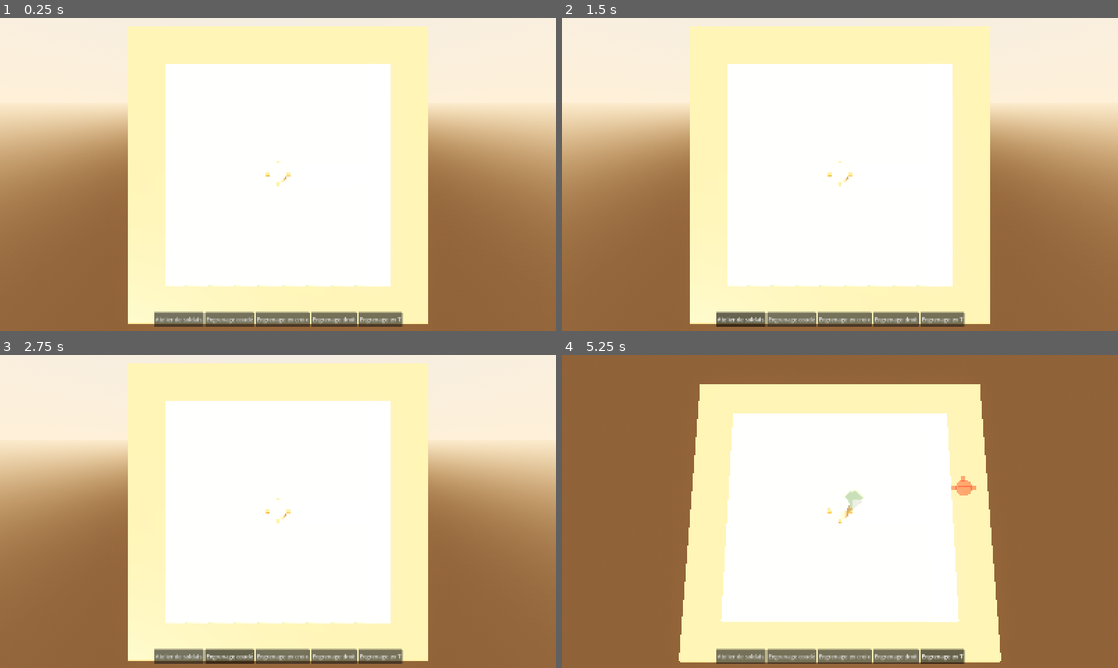
Above: before the commit, frames 1-4 (two rows, left to right).
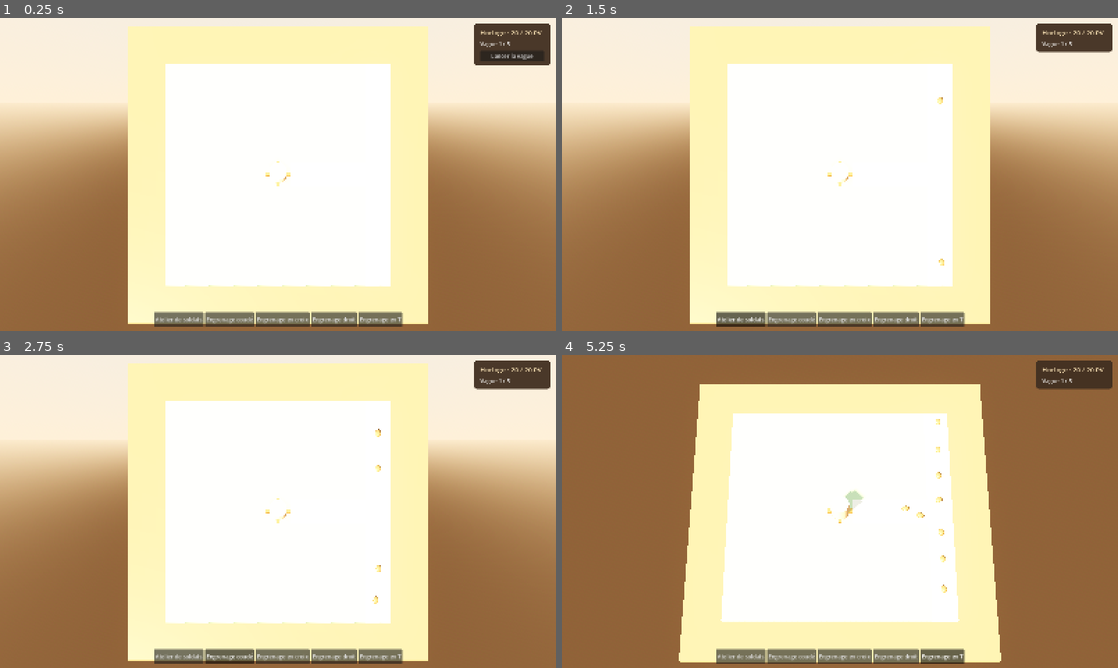
Above: after the commit, the same moments.

Repository: Loogatoxx/Rouages
Game: Godot game, scene res://game/main.tscn
Same seed, same stepped clock (60 frames per second), same inputs: the game is played once before the commit and once after it.
Inputs (mouse positions are in pixels of both pictures, inside the frame that each line leads up to):
- Up to frame 1 (0.25 s): no input
- Up to frame 2 (1.5 s): click (1073, 55) at 0.5 s, where only the run after the commit has a clickable "Lancer la vague"; click "Atelier de soldats" at 1.25 s
- Up to frame 3 (2.75 s): click "Engrenage coudé" at 2 s
- Up to frame 4 (5.25 s): click "Engrenage en croix" at 2.75 s; click "Engrenage droit" at 3.5 s; click "Engrenage en T" at 4.25 s; move the mouse to (962, 495) at 5.02 s; hold Space (accelerer) from 5.03 s (still down); hold Tab (basculer_camera) from 5.03 s (still down)

The runs differ from the first frame. In frame 1, 1.8% of the frame differs, in the area x 85-99%, y 1-16%; in frame 2, 1.3%; in frame 3, 1.4%; in frame 4, 1.6%.

Commit message:
Étape 4 : ateliers producteurs, vagues de scarabées, PV de l'horloge, victoire et défaite
- Ateliers alimentés qui produisent des jouets (Production), plafond par atelier
- Directeur de vagues (3 vagues provisoires), entrées calculées sur le champ de flux
- PV de l'horloge, défaite, victoire, bouton Rejouer (HUD)
- Règles d'équilibrage dans data/regles.tres
- docs/reprise.md : état, procédure et pièges pour les nouvelles sessions
- 27 tests verts

Co-Authored-By: Claude Opus 5.5 <noreply@anthropic.com>

Diff:
--- /dev/null
+++ b/data/regles.tres
@@ -0,0 +1,9 @@
+[gd_resource type="Resource" script_class="Regles" format=3]
+
+[ext_resource type="Script" path="res://game/core/regles.gd" id="regles"]
+
+[resource]
+script = ExtResource("regles")
+pv_horloge = 20
+plafond_allies_par_atelier = 15
+multiplicateur_acceleration = 2.0
--- a/data/tuiles/atelier_soldats.tres
+++ b/data/tuiles/atelier_soldats.tres
@@ -1,6 +1,7 @@
 [gd_resource type="Resource" script_class="PieceDef" format=3]
 
 [ext_resource type="Script" path="res://game/board/piece_def.gd" id="1"]
+[ext_resource type="Resource" path="res://data/unites/soldat_remontoir.tres" id="soldat"]
 
 [resource]
 script = ExtResource("1")
@@ -9,3 +10,5 @@
 type = 2
 ports = 4
 transmet = false
+unite_produite = ExtResource("soldat")
+cadence_production = 0.6
--- /dev/null
+++ b/data/vagues/vague_01.tres
@@ -0,0 +1,11 @@
+[gd_resource type="Resource" script_class="VagueDef" format=3]
+
+[ext_resource type="Script" path="res://game/waves/vague_def.gd" id="vague"]
+[ext_resource type="Resource" path="res://data/unites/scarabee.tres" id="scarabee"]
+
+[resource]
+script = ExtResource("vague")
+unite = ExtResource("scarabee")
+nombre = 20
+intervalle = 0.6
+multiplicateur_pv = 1.0
--- /dev/null
+++ b/data/vagues/vague_02.tres
@@ -0,0 +1,11 @@
+[gd_resource type="Resource" script_class="VagueDef" format=3]
+
+[ext_resource type="Script" path="res://game/waves/vague_def.gd" id="vague"]
+[ext_resource type="Resource" path="res://data/unites/scarabee.tres" id="scarabee"]
+
+[resource]
+script = ExtResource("vague")
+unite = ExtResource("scarabee")
+nombre = 45
+intervalle = 0.35
+multiplicateur_pv = 1.2
--- /dev/null
+++ b/data/vagues/vague_03.tres
@@ -0,0 +1,11 @@
+[gd_resource type="Resource" script_class="VagueDef" format=3]
+
+[ext_resource type="Script" path="res://game/waves/vague_def.gd" id="vague"]
+[ext_resource type="Resource" path="res://data/unites/scarabee.tres" id="scarabee"]
+
+[resource]
+script = ExtResource("vague")
+unite = ExtResource("scarabee")
+nombre = 90
+intervalle = 0.2
+multiplicateur_pv = 1.5
--- a/game/board/piece_def.gd
+++ b/game/board/piece_def.gd
@@ -1,4 +1,7 @@
 class_name PieceDef extends Resource
+## Décrit les ports d'une pièce et, pour un atelier, sa production de jouets.
+
+const UniteDef = preload("res://game/swarm/unite_def.gd")
 
 enum Type { HORLOGE, ENGRENAGE, ATELIER }
 
@@ -7,8 +10,11 @@
 @export var type: Type
 @export_flags("N", "E", "S", "O") var ports: int
 @export var transmet: bool = true
+@export var unite_produite: UniteDef
+@export var cadence_production: float = 0.0
 
 
+## Oriente le masque des ports par quarts de tour dans le sens horaire.
 static func tourner_ports(ports: int, rotation: int) -> int:
 	var r: int = posmod(rotation, 4)
 	return ((ports << r) | (ports >> (4 - r))) & 15
--- a/game/board/pose_controleur.gd
+++ b/game/board/pose_controleur.gd
@@ -56,7 +56,7 @@
 func _process(_delta: float) -> void:
 	if _fantome == null:
 		return
-	_fantome.visible = _survoler()
+	_fantome.visible = Run.phase == Run.Phase.CONSTRUCTION and _survoler()
 	if _fantome.visible:
 		var libre: bool = (_source.plateau.sol_de(_case) == _source.Plateau.Sol.HERBE
 				and _source.plateau.piece_de(_case) == null)
@@ -66,6 +66,8 @@
 
 
 func _unhandled_input(event: InputEvent) -> void:
+	if Run.phase != Run.Phase.CONSTRUCTION:
+		return
 	if event.is_action_pressed("annuler"):
 		Events.tuile_choisie.emit(&"")
 	elif event.is_action_pressed("tourner_tuile"):
--- /dev/null
+++ b/game/core/partie.gd
@@ -0,0 +1,48 @@
+extends Node
+## Fait avancer les ateliers, les arrivées et la simulation pendant une vague.
+
+const SwarmSim = preload("res://game/swarm/swarm_sim.gd")
+const Production = preload("res://game/workshops/production.gd")
+const DirecteurVagues = preload("res://game/waves/directeur_vagues.gd")
+const ChampFlux = preload("res://game/swarm/champ_flux.gd")
+const PlateauNoeud = preload("res://game/board/plateau_noeud.gd")
+
+@onready var _source: PlateauNoeud = $"../PlateauNoeud"
+var sim: SwarmSim = SwarmSim.new()
+var production: Production = Production.new()
+var directeur: DirecteurVagues = DirecteurVagues.new()
+var _entrees: Array[Vector2i] = []
+
+
+func _ready() -> void:
+	Events.plateau_modifie.connect(_configurer)
+	Events.vague_commencee.connect(_commencer)
+	sim.ennemi_arrive.connect(Run.subir_degats)
+	_configurer()
+
+
+func _configurer() -> void:
+	sim.configurer(_source.plateau)
+	_entrees = ChampFlux.entrees(_source.plateau, ChampFlux.calculer(_source.plateau))
+
+
+func _commencer(numero: int) -> void:
+	directeur.commencer(Run.vagues[numero - 1], _entrees)
+
+
+func _physics_process(delta: float) -> void:
+	if Run.phase != Run.Phase.VAGUE:
+		return
+	var dt: float = delta
+	if Input.is_action_pressed("accelerer"):
+		dt *= Run.regles.multiplicateur_acceleration
+	production.avancer(dt, _source.plateau, _source.alimentees, sim, Run.regles)
+	directeur.avancer(dt, sim)
+	sim.avancer(dt)
+	if Run.phase == Run.Phase.VAGUE and directeur.est_terminee(sim):
+		Events.vague_terminee.emit(Run.vague_actuelle)
+		if Run.vague_actuelle == Run.nb_vagues:
+			Run.changer_phase(Run.Phase.FIN)
+			Events.run_terminee.emit(true)
+		else:
+			Run.changer_phase(Run.Phase.CONSTRUCTION)
--- /dev/null
+++ b/game/core/regles.gd
@@ -0,0 +1,6 @@
+class_name Regles extends Resource
+## Regroupe les réglages communs à toutes les vagues d'une partie.
+
+@export var pv_horloge: int
+@export var plafond_allies_par_atelier: int
+@export var multiplicateur_acceleration: float
--- a/game/core/run.gd
+++ b/game/core/run.gd
@@ -1,28 +1,53 @@
 extends Node
-## État de la run en cours (autoload « Run ») : machine à états minimale.
-##
-## Pourquoi une machine à états : à tout instant le jeu est dans UNE seule phase,
-## et chaque système sait ce qu'il a le droit de faire (ex. : pas de pose de tuile pendant une vague).
-## Les transitions détaillées seront codées à l'étape 5 ; ce squelette fixe le contrat.
+## Conserve les PV de l'horloge et publie les transitions de la partie.
+
+const Regles = preload("res://game/core/regles.gd")
+const VagueDef = preload("res://game/waves/vague_def.gd")
 
 enum Phase { DRAFT, CONSTRUCTION, VAGUE, FIN }
 
-const NB_VAGUES := 10
-
-var phase: Phase = Phase.DRAFT
+var regles: Regles = preload("res://data/regles.tres")
+var vagues: Array[VagueDef] = [
+	preload("res://data/vagues/vague_01.tres"),
+	preload("res://data/vagues/vague_02.tres"),
+	preload("res://data/vagues/vague_03.tres"),
+]
+var nb_vagues: int = vagues.size()
+var pv_horloge: int = regles.pv_horloge
+var phase: Phase = Phase.CONSTRUCTION
 var vague_actuelle: int = 0
 
 
-## Change de phase et prévient tout le monde via le bus d'événements.
+## Change de phase et prévient les systèmes qui en dépendent.
 func changer_phase(nouvelle: Phase) -> void:
-	if nouvelle == phase:
-		return
-	phase = nouvelle
-	Events.phase_changee.emit(phase)
+	if nouvelle != phase:
+		phase = nouvelle
+		Events.phase_changee.emit(phase)
 
 
-## Remet la run à zéro (bouton « rejouer »).
+## Lance la prochaine vague après la construction.
+func lancer_vague() -> void:
+	if phase != Phase.CONSTRUCTION or vague_actuelle >= nb_vagues:
+		return
+	vague_actuelle += 1
+	changer_phase(Phase.VAGUE)
+	Events.vague_commencee.emit(vague_actuelle)
+
+
+## Retire les PV dus à une arrivée et annonce la défaite au dernier point perdu.
+func subir_degats(d: float) -> void:
+	if phase != Phase.VAGUE or d <= 0.0:
+		return
+	pv_horloge = maxi(0, pv_horloge - ceili(d))
+	Events.horloge_touchee.emit(pv_horloge)
+	if pv_horloge == 0:
+		changer_phase(Phase.FIN)
+		Events.run_terminee.emit(false)
+
+
+## Restaure l'horloge et revient à la construction de départ.
 func reinitialiser() -> void:
 	vague_actuelle = 0
-	phase = Phase.DRAFT
+	pv_horloge = regles.pv_horloge
+	phase = Phase.CONSTRUCTION
 	Events.phase_changee.emit(phase)
--- a/game/main.gd
+++ b/game/main.gd
@@ -1,7 +1,8 @@
 extends Node3D
-## Réunit le décor, le plateau manipulable, sa caméra et la palette provisoire.
+## Réunit le plateau jouable et les visuels qui affichent son état.
 
 
 func _ready() -> void:
+	$NueeVisuel.sim = $Partie.sim
 	$TableGreybox.material_override = $PlateauNoeud/PlateauVisuel.materiau("bois_plateau")
 	print("Rouages : scène principale chargée (phase %d)." % Run.phase)
--- a/game/main.tscn
+++ b/game/main.tscn
@@ -7,6 +7,9 @@
 [ext_resource type="Script" path="res://game/board/pose_controleur.gd" id="pose_controleur"]
 [ext_resource type="Script" path="res://game/camera/camera_plateau.gd" id="camera_plateau"]
 [ext_resource type="PackedScene" path="res://game/ui/palette_debug.tscn" id="palette"]
+[ext_resource type="Script" path="res://game/core/partie.gd" id="partie"]
+[ext_resource type="Script" path="res://game/swarm/nuee_visuel.gd" id="nuee"]
+[ext_resource type="PackedScene" path="res://game/ui/hud.tscn" id="hud"]
 [ext_resource type="PackedScene" path="res://assets/ambiance/ambiance.tscn" id="ambiance"]
 
 [sub_resource type="BoxMesh" id="table"]
@@ -37,3 +40,11 @@
 script = ExtResource("pose_controleur")
 
 [node name="PaletteDebug" parent="." instance=ExtResource("palette")]
+
+[node name="Partie" type="Node" parent="."]
+script = ExtResource("partie")
+
+[node name="NueeVisuel" type="Node3D" parent="."]
+script = ExtResource("nuee")
+
+[node name="HUD" parent="." instance=ExtResource("hud")]
--- a/game/swarm/champ_flux.gd
+++ b/game/swarm/champ_flux.gd
@@ -25,6 +25,26 @@
 	return distances
 
 
+## Repère les extrémités du chemin ouvertes sur une case sans sol, dans un ordre stable.
+static func entrees(plateau: Plateau, distances: Dictionary) -> Array[Vector2i]:
+	var resultat: Array[Vector2i] = []
+	for case: Vector2i in distances:
+		if distances[case] <= 0:
+			continue
+		var en_bordure: bool = false
+		var voisins_relies: int = 0
+		for direction: Vector2i in VOISINS:
+			var voisin: Vector2i = case + direction
+			if distances.has(voisin):
+				voisins_relies += 1
+			elif not plateau.a_sol(voisin):
+				en_bordure = true
+		if en_bordure and voisins_relies == 1:
+			resultat.append(case)
+	resultat.sort()
+	return resultat
+
+
 ## Attribue à chaque case de sol accessible sa source la plus proche sur le chemin.
 static func vers_chemin(plateau: Plateau, distances: Dictionary) -> Dictionary:
 	var sources: Dictionary[Vector2i, Vector2i] = {}
--- /dev/null
+++ b/game/ui/hud.gd
@@ -0,0 +1,40 @@
+extends CanvasLayer
+## Affiche l'état de l'horloge et propose l'action disponible à chaque phase.
+
+@onready var _pv: Label = %PV
+@onready var _vague: Label = %Vague
+@onready var _lancer: Button = %Lancer
+@onready var _fin: ColorRect = $Fin
+@onready var _bilan: Label = %Bilan
+
+
+func _ready() -> void:
+	Events.phase_changee.connect(_actualiser_phase)
+	Events.horloge_touchee.connect(_afficher_pv)
+	Events.run_terminee.connect(_afficher_fin)
+	_lancer.pressed.connect(Run.lancer_vague)
+	%Rejouer.pressed.connect(_rejouer)
+	_actualiser_phase(Run.phase)
+
+
+func _actualiser_phase(phase: int) -> void:
+	var construction: bool = phase == Run.Phase.CONSTRUCTION
+	_lancer.visible = construction
+	_fin.visible = phase == Run.Phase.FIN
+	var numero: int = Run.vague_actuelle + 1 if construction else Run.vague_actuelle
+	_vague.text = "Vague %d / %d" % [numero, Run.nb_vagues]
+	_afficher_pv(Run.pv_horloge)
+
+
+func _afficher_pv(restants: int) -> void:
+	_pv.text = "Horloge · %d / %d PV" % [restants, Run.regles.pv_horloge]
+
+
+func _afficher_fin(victoire: bool) -> void:
+	_bilan.text = "Victoire !" if victoire else "L'horloge s'est arrêtée…"
+	%Rejouer.grab_focus()
+
+
+func _rejouer() -> void:
+	Run.reinitialiser()
+	get_tree().reload_current_scene()
--- /dev/null
+++ b/game/ui/hud.tscn
@@ -0,0 +1,67 @@
+[gd_scene format=3]
+
+[ext_resource type="Script" path="res://game/ui/hud.gd" id="hud"]
+
+[sub_resource type="StyleBoxFlat" id="bois"]
+content_margin_left = 18.0
+content_margin_top = 12.0
+content_margin_right = 18.0
+content_margin_bottom = 12.0
+bg_color = Color(0.26, 0.19, 0.13, 0.96)
+corner_radius_top_left = 10
+corner_radius_top_right = 10
+corner_radius_bottom_left = 10
+corner_radius_bottom_right = 10
+
+[node name="HUD" type="CanvasLayer"]
+layer = 5
+script = ExtResource("hud")
+
+[node name="Tableau" type="PanelContainer" parent="."]
+anchor_left = 1.0
+anchor_right = 1.0
+offset_left = -236.0
+offset_top = 16.0
+offset_right = -16.0
+theme_override_styles/panel = SubResource("bois")
+
+[node name="Colonne" type="VBoxContainer" parent="Tableau"]
+theme_override_constants/separation = 8
+
+[node name="PV" type="Label" parent="Tableau/Colonne"]
+unique_name_in_owner = true
+theme_override_colors/font_color = Color(1, 0.91, 0.73, 1)
+theme_override_font_sizes/font_size = 19
+
+[node name="Vague" type="Label" parent="Tableau/Colonne"]
+unique_name_in_owner = true
+
+[node name="Lancer" type="Button" parent="Tableau/Colonne"]
+unique_name_in_owner = true
+text = "Lancer la vague"
+
+[node name="Fin" type="ColorRect" parent="."]
+visible = false
+anchor_right = 1.0
+anchor_bottom = 1.0
+color = Color(0.16, 0.12, 0.08, 0.4)
+
+[node name="Centre" type="CenterContainer" parent="Fin"]
+anchor_right = 1.0
+anchor_bottom = 1.0
+
+[node name="Panneau" type="PanelContainer" parent="Fin/Centre"]
+theme_override_styles/panel = SubResource("bois")
+
+[node name="Colonne" type="VBoxContainer" parent="Fin/Centre/Panneau"]
+theme_override_constants/separation = 12
+
+[node name="Bilan" type="Label" parent="Fin/Centre/Panneau/Colonne"]
+unique_name_in_owner = true
+horizontal_alignment = 1
+theme_override_colors/font_color = Color(1, 0.91, 0.73, 1)
+theme_override_font_sizes/font_size = 28
+
+[node name="Rejouer" type="Button" parent="Fin/Centre/Panneau/Colonne"]
+unique_name_in_owner = true
+text = "Rejouer"
--- /dev/null
+++ b/game/waves/directeur_vagues.gd
@@ -0,0 +1,44 @@
+class_name DirecteurVagues extends RefCounted
+## Échelonne les arrivées de scarabées en partageant la vague entre les entrées.
+
+const VagueDef = preload("res://game/waves/vague_def.gd")
+const UniteDef = preload("res://game/swarm/unite_def.gd")
+const SwarmSim = preload("res://game/swarm/swarm_sim.gd")
+const GrilleMonde = preload("res://game/board/grille_monde.gd")
+
+var _vague: VagueDef
+var _unite: UniteDef
+var _entrees: Array[Vector2i] = []
+var _apparues: int = 0
+var _delai: float = 0.0
+
+
+## Prépare une copie du modèle d'unité avec les PV propres à cette vague.
+func commencer(vague: VagueDef, entrees: Array[Vector2i]) -> void:
+	_vague = vague
+	_unite = vague.unite.duplicate() as UniteDef
+	_unite.pv *= vague.multiplicateur_pv
+	_entrees = entrees.duplicate()
+	_apparues = 0
+	_delai = 0.0
+
+
+## Fait arriver le premier scarabée dès le lancement, puis les suivants à intervalles réguliers.
+func avancer(dt: float, sim: SwarmSim) -> void:
+	if _vague == null or _entrees.is_empty() or _apparues >= _vague.nombre:
+		return
+	_delai -= dt
+	while _delai <= 0.0 and _apparues < _vague.nombre:
+		var case: Vector2i = _entrees[_apparues % _entrees.size()]
+		var centre: Vector2 = Vector2(case) * GrilleMonde.TAILLE_CASE
+		var decalage: Vector2 = Vector2.RIGHT.rotated(randf() * TAU) * randf_range(0.0, 0.5)
+		if not sim.ajouter(_unite, centre + decalage):
+			_delai = 0.0
+			break
+		_apparues += 1
+		_delai += _vague.intervalle
+
+
+## Indique que toute la vague est entrée et que le dernier ennemi a disparu.
+func est_terminee(sim: SwarmSim) -> bool:
+	return _vague != null and _apparues == _vague.nombre and sim.nombre(SwarmSim.ENNEMI) == 0
--- /dev/null
+++ b/game/waves/vague_def.gd
@@ -0,0 +1,9 @@
+class_name VagueDef extends Resource
+## Décrit l'effectif, le rythme d'arrivée et la vitalité d'une vague.
+
+const UniteDef = preload("res://game/swarm/unite_def.gd")
+
+@export var unite: UniteDef
+@export var nombre: int
+@export var intervalle: float
+@export var multiplicateur_pv: float
--- /dev/null
+++ b/game/workshops/production.gd
@@ -0,0 +1,41 @@
+class_name Production extends RefCounted
+## Suit la progression de chaque atelier et place ses jouets à la sortie du port.
+
+const Plateau = preload("res://game/board/plateau.gd")
+const SwarmSim = preload("res://game/swarm/swarm_sim.gd")
+const Regles = preload("res://game/core/regles.gd")
+const GrilleMonde = preload("res://game/board/grille_monde.gd")
+const DIRECTIONS := [Vector2i.UP, Vector2i.RIGHT, Vector2i.DOWN, Vector2i.LEFT]
+
+var _progressions: Dictionary[Vector2i, float] = {}
+
+
+## Avance les ateliers alimentés et limite leur effectif total de jouets vivants.
+func avancer(dt: float, plateau: Plateau, alimentees: Dictionary, sim: SwarmSim, regles: Regles) -> void:
+	var ateliers: Array[Vector2i] = []
+	for case: Vector2i in alimentees:
+		var piece: Plateau.PieceDef = plateau.piece_de(case)
+		if piece != null and piece.type == Plateau.PieceDef.Type.ATELIER:
+			ateliers.append(case)
+	var plafond: int = regles.plafond_allies_par_atelier * ateliers.size()
+	for case: Vector2i in ateliers:
+		var atelier: Plateau.PieceDef = plateau.piece_de(case)
+		if atelier.cadence_production <= 0.0 or atelier.unite_produite == null:
+			continue
+		var progression: float = _progressions.get(case, 0.0) + dt * atelier.cadence_production
+		var prets: int = floori(progression)
+		_progressions[case] = progression - prets
+		var places: int = plafond - sim.nombre(SwarmSim.ALLIE)
+		if prets > 0 and places > 0:
+			var sortie: Vector2 = _sortie(case, plateau.ports_de(case))
+			for i: int in mini(prets, places):
+				if not sim.ajouter(atelier.unite_produite, sortie):
+					break
+
+
+func _sortie(case: Vector2i, ports: int) -> Vector2:
+	var centre: Vector2 = Vector2(case) * GrilleMonde.TAILLE_CASE
+	for i: int in DIRECTIONS.size():
+		if ports & (1 << i):
+			return centre + Vector2(DIRECTIONS[i]) * (GrilleMonde.TAILLE_CASE / 2.0)
+	return centre
--- /dev/null
+++ b/tests/test_production.gd
@@ -0,0 +1,57 @@
+extends RefCounted
+## Vérifie la cadence, la sortie orientée et le plafond des ateliers.
+
+const Production = preload("res://game/workshops/production.gd")
+const Plateau = preload("res://game/board/plateau.gd")
+const SwarmSim = preload("res://game/swarm/swarm_sim.gd")
+const ATELIER = preload("res://data/tuiles/atelier_soldats.tres")
+const REGLES = preload("res://data/regles.tres")
+
+
+func _plateau() -> Plateau:
+	var plateau: Plateau = Plateau.new()
+	for case: Vector2i in [Vector2i.ZERO, Vector2i.RIGHT]:
+		plateau.ajouter_sol(case, Plateau.Sol.HERBE)
+		plateau.poser(case, ATELIER, 1)
+	return plateau
+
+
+## Un atelier tourné et alimenté produit six soldats en dix secondes par son port ouest.
+func test_cadence_et_port() -> String:
+	var plateau: Plateau = _plateau()
+	var production: Production = Production.new()
+	var sim: SwarmSim = SwarmSim.new()
+	for i: int in 40:
+		production.avancer(0.25, plateau, {Vector2i.ZERO: true}, sim, REGLES)
+	if sim.nombre(SwarmSim.ALLIE) != 6:
+		return "Un atelier alimenté doit produire 6 soldats en 10 s."
+	for position: Vector2 in sim.positions(SwarmSim.ALLIE):
+		if not position.is_equal_approx(Vector2.LEFT):
+			return "Le soldat doit apparaître sur le bord du port tourné."
+	return ""
+
+
+## Un atelier privé d'énergie ne produit rien et ne rattrape pas le temps écoulé.
+func test_atelier_sans_energie() -> String:
+	var plateau: Plateau = _plateau()
+	var sim: SwarmSim = SwarmSim.new()
+	var production: Production = Production.new()
+	production.avancer(100.0, plateau, {}, sim, REGLES)
+	production.avancer(0.1, plateau, {Vector2i.ZERO: true}, sim, REGLES)
+	return "" if sim.nombre(SwarmSim.ALLIE) == 0 else "L'atelier a produit sans énergie."
+
+
+## Seuls les ateliers alimentés contribuent au plafond commun de soldats.
+func test_plafond_partage() -> String:
+	var plateau: Plateau = _plateau()
+	var sim: SwarmSim = SwarmSim.new()
+	var production: Production = Production.new()
+	var alimentees: Dictionary = {Vector2i.ZERO: true}
+	production.avancer(100.0, plateau, alimentees, sim, REGLES)
+	if sim.nombre(SwarmSim.ALLIE) != REGLES.plafond_allies_par_atelier:
+		return "Un seul atelier alimenté doit compter pour le plafond."
+	alimentees[Vector2i.RIGHT] = true
+	production.avancer(100.0, plateau, alimentees, sim, REGLES)
+	if sim.nombre(SwarmSim.ALLIE) != 2 * REGLES.plafond_allies_par_atelier:
+		return "Plafond incorrect pour deux ateliers."
+	return ""
--- /dev/null
+++ b/tests/test_vagues.gd
@@ -0,0 +1,98 @@
+extends RefCounted
+## Vérifie les données des vagues, leurs entrées et leur condition de fin.
+
+const Plateau = preload("res://game/board/plateau.gd")
+const ChampFlux = preload("res://game/swarm/champ_flux.gd")
+const SwarmSim = preload("res://game/swarm/swarm_sim.gd")
+const DirecteurVagues = preload("res://game/waves/directeur_vagues.gd")
+const VagueDef = preload("res://game/waves/vague_def.gd")
+const Regles = preload("res://game/core/regles.gd")
+const SCARABEE = preload("res://data/unites/scarabee.tres")
+const VAGUES = [
+	preload("res://data/vagues/vague_01.tres"),
+	preload("res://data/vagues/vague_02.tres"),
+	preload("res://data/vagues/vague_03.tres"),
+]
+
+
+## Observe la définition reçue à l'apparition pour vérifier ses PV sans simuler un combat.
+class SimulationTemoin extends SwarmSim:
+	var unite_recue: UniteDef
+
+	## Mémorise le modèle puis laisse la simulation enregistrer l'unité.
+	func ajouter(def: UniteDef, position: Vector2) -> bool:
+		unite_recue = def
+		return super.ajouter(def, position)
+
+
+## Vérifie les types et les valeurs des ressources utilisées par la partie.
+func test_ressources() -> String:
+	var regles: Regles = load("res://data/regles.tres") as Regles
+	if (regles == null or regles.pv_horloge != 20
+			or regles.plafond_allies_par_atelier != 15 or regles.multiplicateur_acceleration != 2.0):
+		return "Règles de partie incorrectes."
+	for i: int in VAGUES.size():
+		var vague: VagueDef = VAGUES[i] as VagueDef
+		if vague == null or vague.unite != SCARABEE or vague.nombre != [20, 45, 90][i]:
+			return "Unité ou effectif incorrect pour la vague %d." % (i + 1)
+		if (not is_equal_approx(vague.intervalle, [0.6, 0.35, 0.2][i])
+				or not is_equal_approx(vague.multiplicateur_pv, [1.0, 1.2, 1.5][i])):
+			return "Intervalle ou vitalité incorrect pour la vague %d." % (i + 1)
+	return ""
+
+
+## Vérifie les deux entrées sur le terrain initial effectivement construit par le jeu.
+func test_entrees_plateau_depart() -> String:
+	var source: Node = load("res://game/board/plateau_noeud.gd").new()
+	source._ready()
+	var plateau: Plateau = source.plateau
+	source.free()
+	var entrees: Array[Vector2i] = ChampFlux.entrees(plateau, ChampFlux.calculer(plateau))
+	return "" if entrees == [Vector2i(4, -4), Vector2i(4, 4)] else "Entrées obtenues : %s" % [entrees]
+
+
+## Suit chaque apparition puis laisse les survivants atteindre une horloge voisine.
+func test_alternance_et_fin() -> String:
+	var directeur: DirecteurVagues = DirecteurVagues.new()
+	var sim: SwarmSim = SwarmSim.new()
+	var plateau: Plateau = Plateau.new()
+	var entrees: Array[Vector2i] = [Vector2i.UP, Vector2i.DOWN]
+	plateau.ajouter_sol(Vector2i.ZERO, Plateau.Sol.HERBE)
+	plateau.poser(Vector2i.ZERO, preload("res://data/tuiles/horloge.tres"))
+	for case: Vector2i in entrees:
+		plateau.ajouter_sol(case, Plateau.Sol.CHEMIN)
+	sim.configurer(plateau)
+	var vague: VagueDef = VAGUES[0]
+	directeur.commencer(vague, entrees)
+	if directeur.est_terminee(sim):
+		return "La vague doit attendre ses premières apparitions."
+	for i: int in vague.nombre:
+		directeur.avancer(0.0 if i == 0 else vague.intervalle, sim)
+		if sim.nombre(SwarmSim.ENNEMI) != i + 1:
+			return "L'intervalle entre les scarabées est incorrect."
+		var centre: Vector2 = Vector2(entrees[i % 2]) * 2.0
+		if sim.positions(SwarmSim.ENNEMI)[i].distance_to(centre) > 0.50001:
+			return "Le scarabée a manqué son entrée."
+	directeur.avancer(100.0, sim)
+	if sim.nombre(SwarmSim.ENNEMI) != vague.nombre or directeur.est_terminee(sim):
+		return "La vague doit attendre ses derniers survivants sans renforts."
+	for i: int in 600:
+		sim.avancer(1.0 / 60.0)
+		if directeur.est_terminee(sim):
+			return ""
+	return "La vague est restée active après les arrivées à l'horloge."
+
+
+## Vérifie les PV transmis à la simulation et la conservation du modèle partagé.
+func test_multiplicateur_pv() -> String:
+	var directeur: DirecteurVagues = DirecteurVagues.new()
+	var sim: SimulationTemoin = SimulationTemoin.new()
+	var pv_source: float = SCARABEE.pv
+	var vague: VagueDef = VAGUES[2]
+	directeur.commencer(vague, [Vector2i.ZERO])
+	directeur.avancer(0.0, sim)
+	if sim.unite_recue == null or not is_equal_approx(sim.unite_recue.pv, pv_source * vague.multiplicateur_pv):
+		return "La simulation doit recevoir les PV définis pour cette vague."
+	if sim.unite_recue == SCARABEE or SCARABEE.pv != pv_source:
+		return "Le multiplicateur a modifié la ressource scarabee.tres."
+	return ""
Not shown, changed: CLAUDE.md
Not shown, changed: docs/backlog.md
Not shown, added: docs/reprise.md
Not shown, changed: docs/roadmap.md
Not shown, changed: historique_prompts.md
Not shown, added: taches/T04_ateliers_vagues.md
